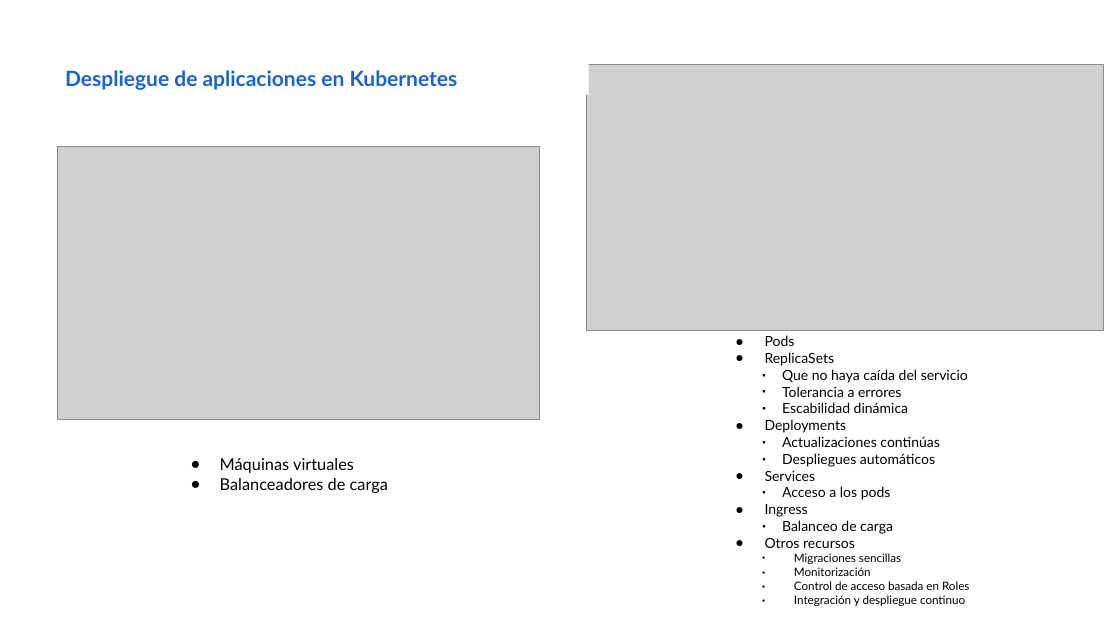
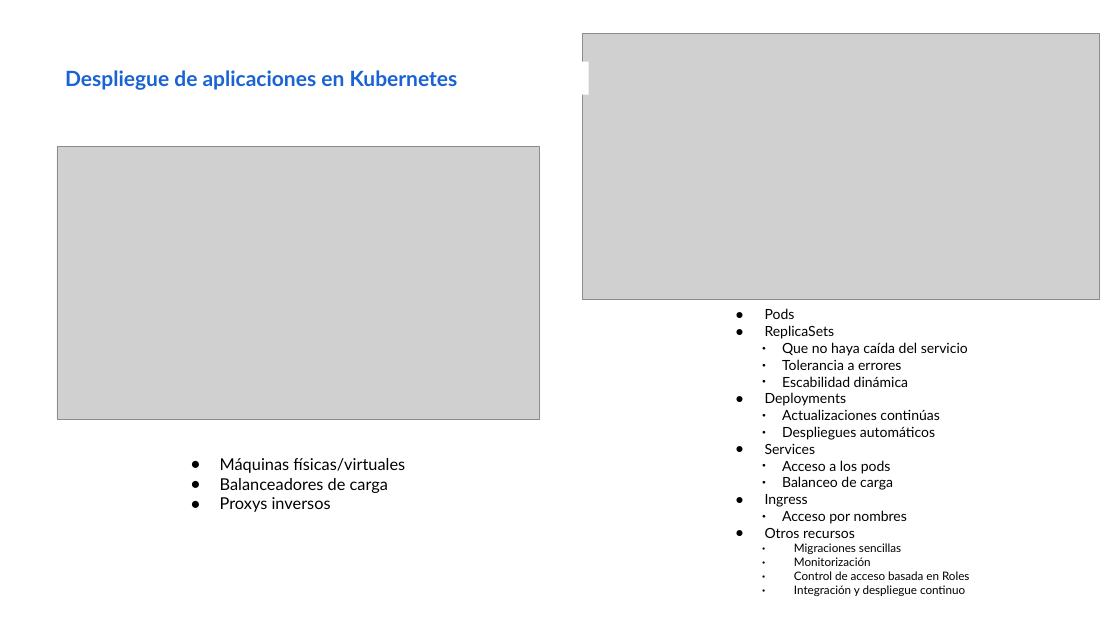
Before and after one commit to iesgn/curso_kubernetes_2020, a slide deck: slide 2 of unidad2/presentacion_unidad2.odp. Drawn at 1120x630 pixels with LibreOffice and Linux fonts; fonts in the diff are those of the drawing; grey boxes stand for pictures. Boxes give left, top, right and bottom in pixels: in the first picture for what was removed or moved away, otherwise in the second. Text is boxed around its words. In the diff, an @@ line names an element or a change of style, - is before the commit and + after.

```diff
--- a/unidad2/presentacion_unidad2.odp
+++ b/unidad2/presentacion_unidad2.odp
@@ picture: place and size @@
-picture at box(586, 65, 1104, 331)
+picture at box(582, 33, 1100, 299)
@@ text "Pods": place and size @@
-text "Pods" at box(765, 335, 969, 606)
+text "Pods" at box(765, 308, 969, 596)
@@ text at box(220, 458, 405, 473): text changed @@
-● Máquinas virtuales
+● Máquinas físicas/virtuales
@@ text at box(782, 476, 893, 490): paragraph added @@
+    ● Balanceo de carga
@@ text at box(220, 497, 331, 512): paragraph added @@
+● Proxys inversos
@@ text at box(782, 510, 907, 524): text changed @@
-    ● Balanceo de carga
+    ● Acceso por nombres
```
Also in this commit, not shown: 1 other slide changed, 1 other file.
